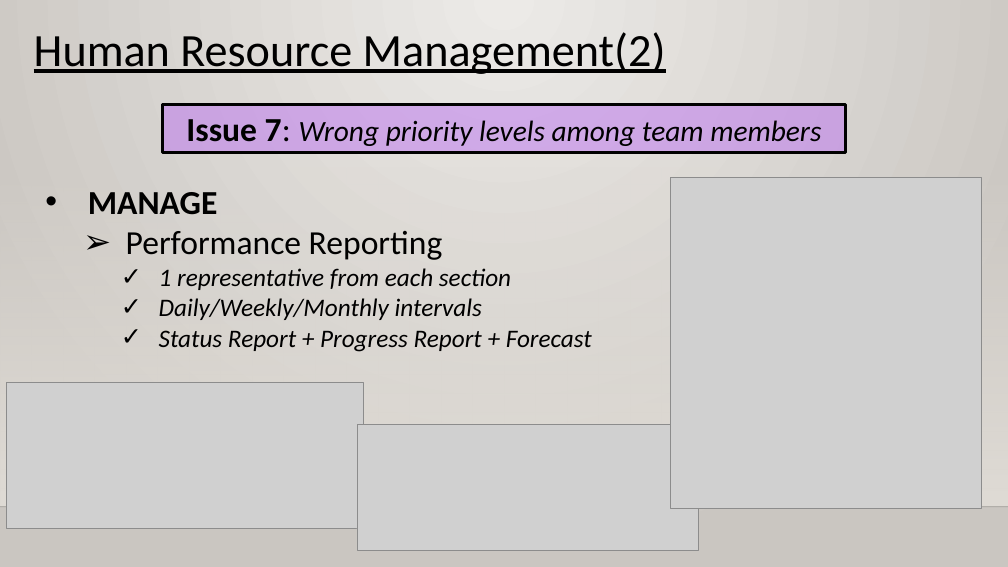
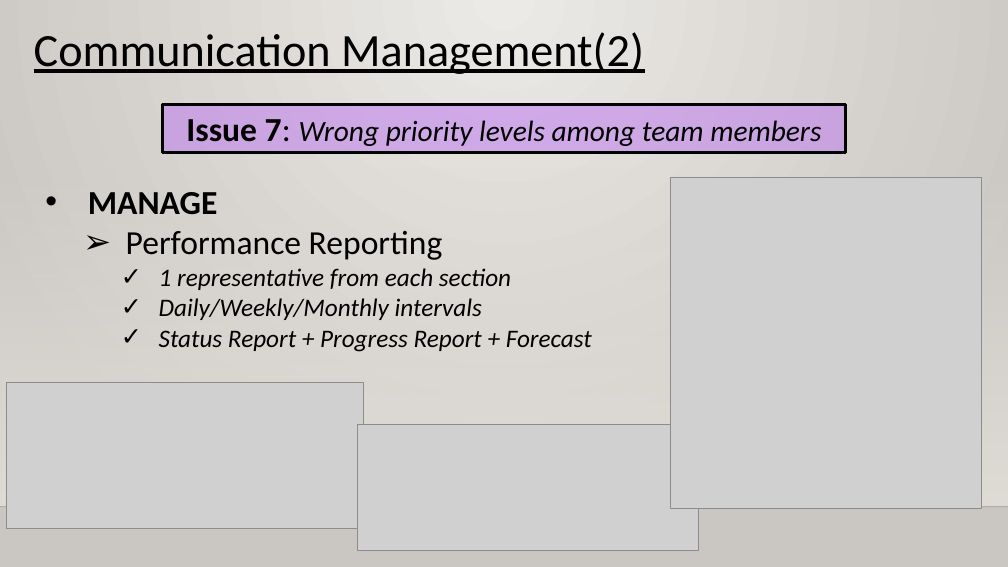
Before and after one commit to XtremisStudio/Project-Management, a slide deck: slide 28 of PRMGT_Presentation_Template.pptx (slide 26 before the commit). Drawn at 1008x567 pixels with LibreOffice and Linux fonts; fonts in the diff are those of the drawing; grey boxes stand for pictures; background and template pictures are left out. Boxes give left, top, right and bottom in pixels: in the first picture for what was removed or moved away, otherwise in the second. Text is boxed around its words. In the diff, an @@ line names an element or a change of style, - is before the commit and + after.

```diff
--- a/PRMGT_Presentation_Template.pptx
+++ b/PRMGT_Presentation_Template.pptx
@@ text at (x1=34, y1=32, x2=644, y2=74): text changed @@
-Human Resource Management(2)
+Communication Management(2)
```
Also in this commit, not shown: 3 other slides changed.
